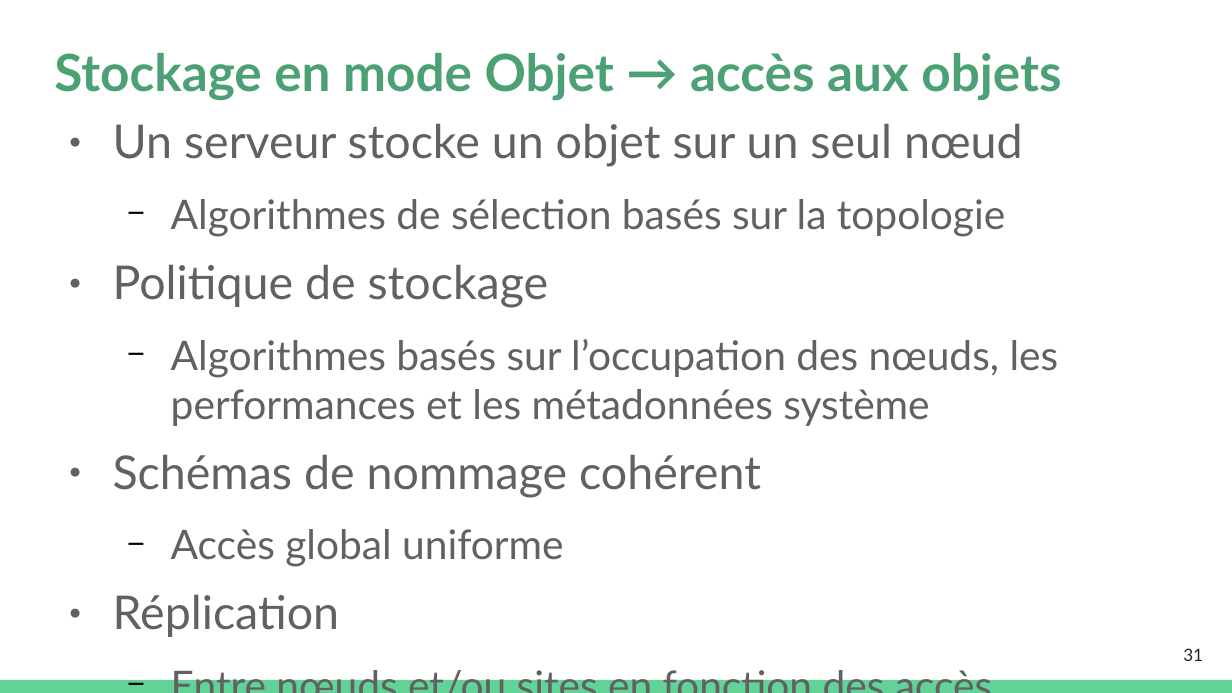
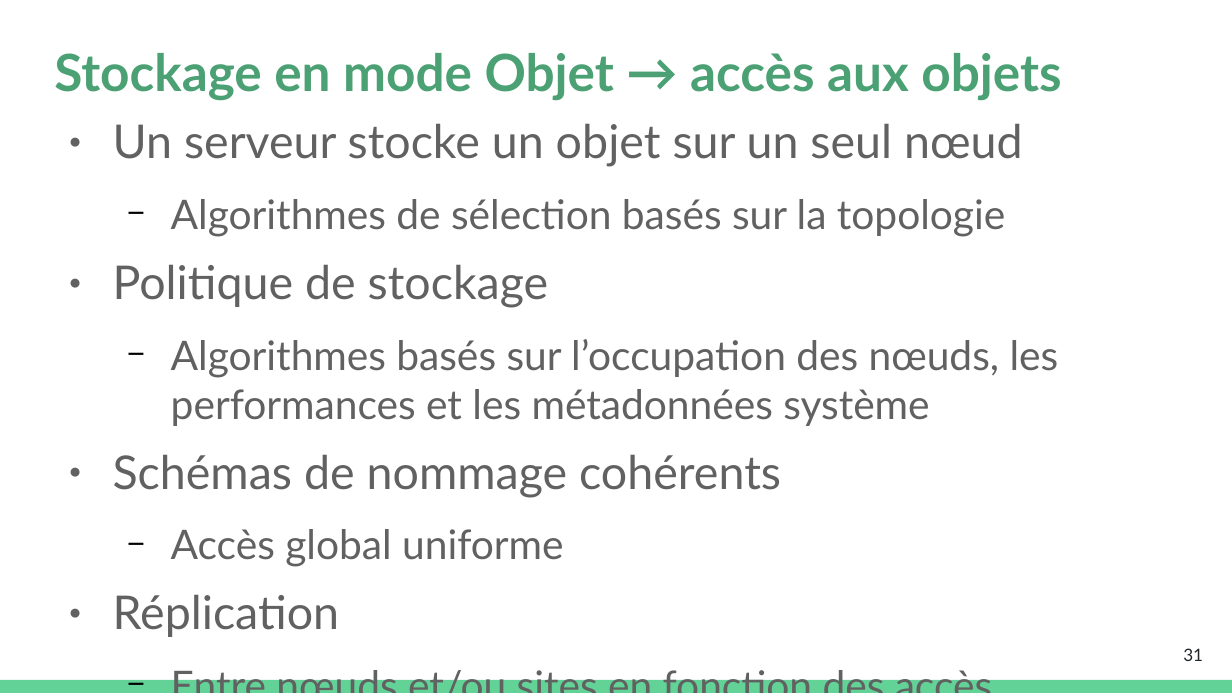
Before and after one commit to platu/inetdoc, a slide deck: slide 31 of presentations/asr-c2/c2-m1-asr.odp. Drawn at 1232x693 pixels with LibreOffice and Linux fonts; fonts in the diff are those of the drawing. Boxes give left, top, right and bottom in pixels: in the first picture for what was removed or moved away, otherwise in the second. Text is boxed around its words. In the diff, an @@ line names an element or a change of style, - is before the commit and + after.

```diff
--- a/presentations/asr-c2/c2-m1-asr.odp
+++ b/presentations/asr-c2/c2-m1-asr.odp
@@ text at (x1=113, y1=454, x2=781, y2=498): text changed @@
-● Schémas de nommage cohérent
+● Schémas de nommage cohérents
```
Also in this commit, not shown: 6 other slides changed, 3 other files.
